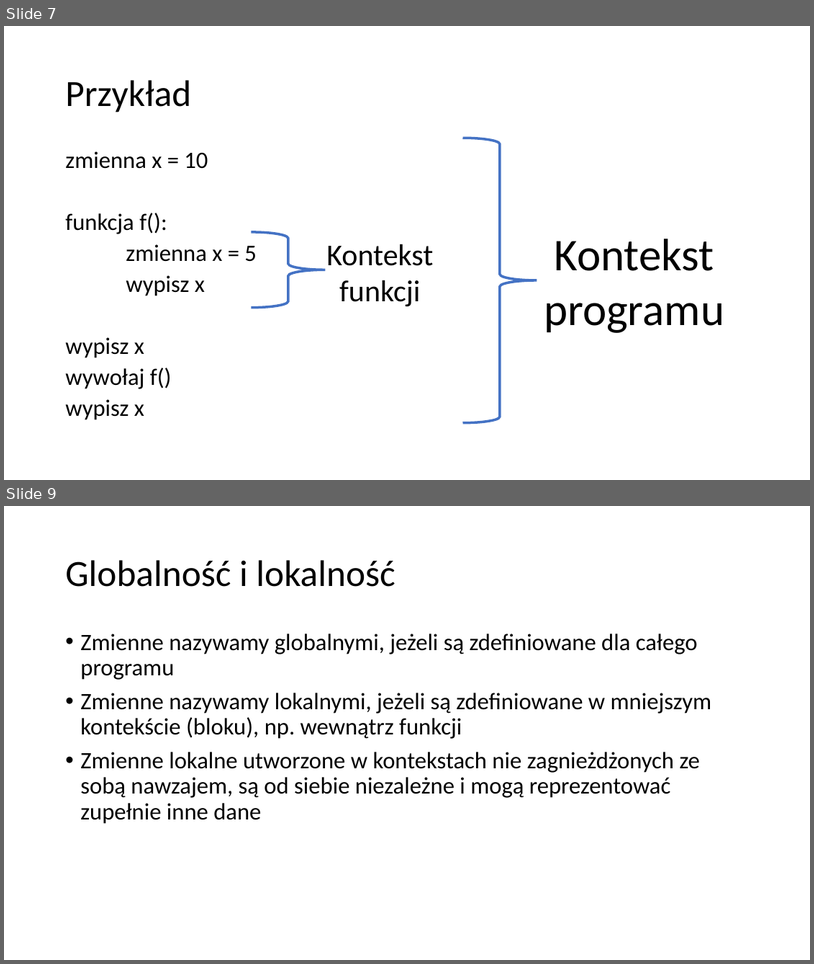
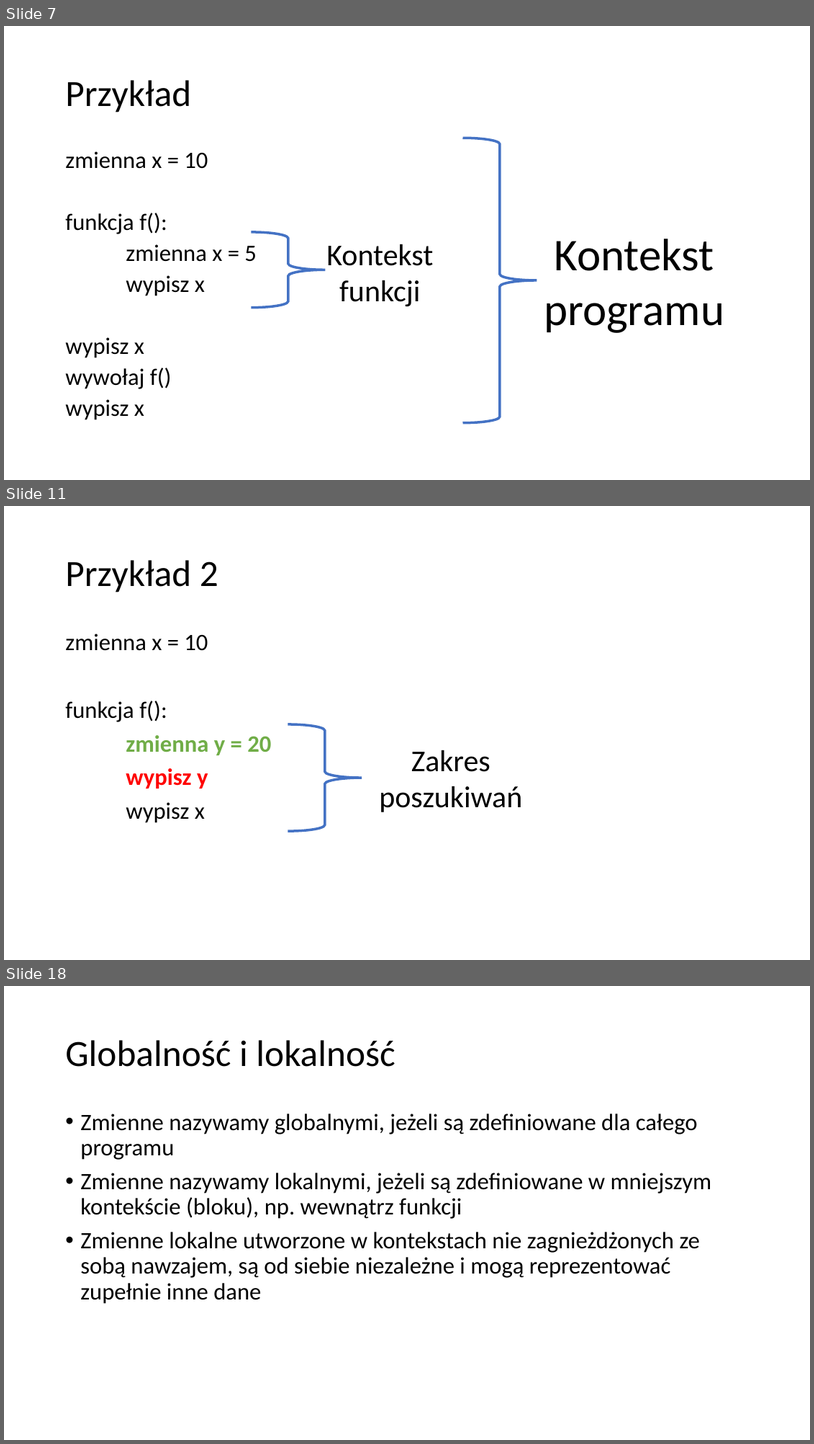
Before and after one commit to blackbat13/CS-HTiEW, a slide deck: Wprowadzenie do funkcji/III. Wprowadzenie do funkcji - globalność i lokalność zmiennych/Globalność i lokalność.pptx. Shown one above the other, each under a label of ours: slides 7 and 9 before the commit, slides 7, 11 and 18 after it; the slides between them are not shown. The pictures are 814x964 and 814x1444 pixels, drawn with LibreOffice and Linux fonts; fonts in the diff are those of the drawing. Boxes give left, top, right and bottom in pixels: in the first picture for what was removed or moved away, otherwise in the second. Text is boxed around its words. In the diff, an @@ line names an element or a change of style, - is before the commit and + after.

Commit message:
Dodano nowy przykład

```diff
--- a/Wprowadzenie do funkcji/III. Wprowadzenie do funkcji - globalność i lokalność zmiennych/Globalność i lokalność.pptx
+++ b/Wprowadzenie do funkcji/III. Wprowadzenie do funkcji - globalność i lokalność zmiennych/Globalność i lokalność.pptx
@@ slide 11 added at box(4, 506, 810, 960), background #FFFFFF @@
@@ title added at box(65, 560, 219, 592), 44 pt, text #000000 @@
+Przykład 2
@@ text added at box(65, 633, 271, 823), 28 pt, text #000000 @@
+zmienna x = 10
+funkcja f():
+zmienna y = 20
+wypisz y
+wypisz x
@@ right brace added at box(288, 724, 362, 831), outline #4472C4 3 pt @@
@@ text added at box(379, 750, 522, 812), 36 pt, text #000000 @@
+Zakres poszukiwań
@@ what was slide 9 is now slide 18 @@
```
Also in this commit, not shown: 2 slides changed, 8 other slides added.
